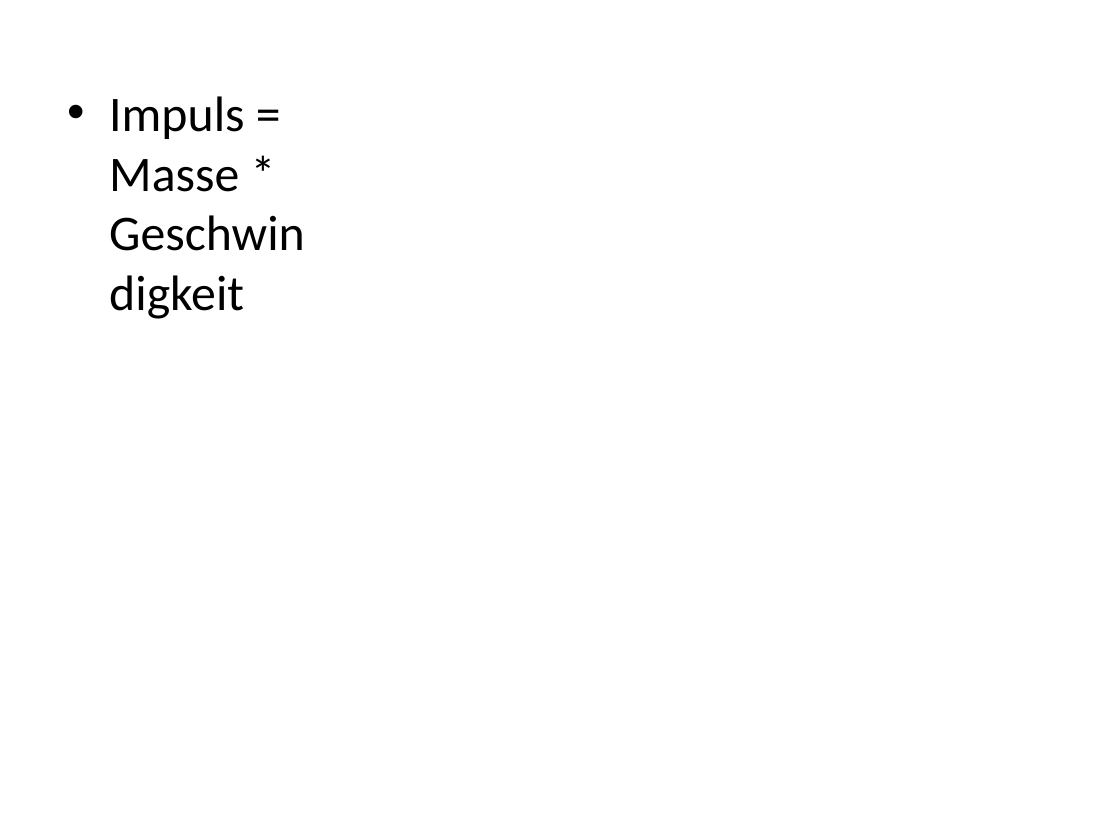
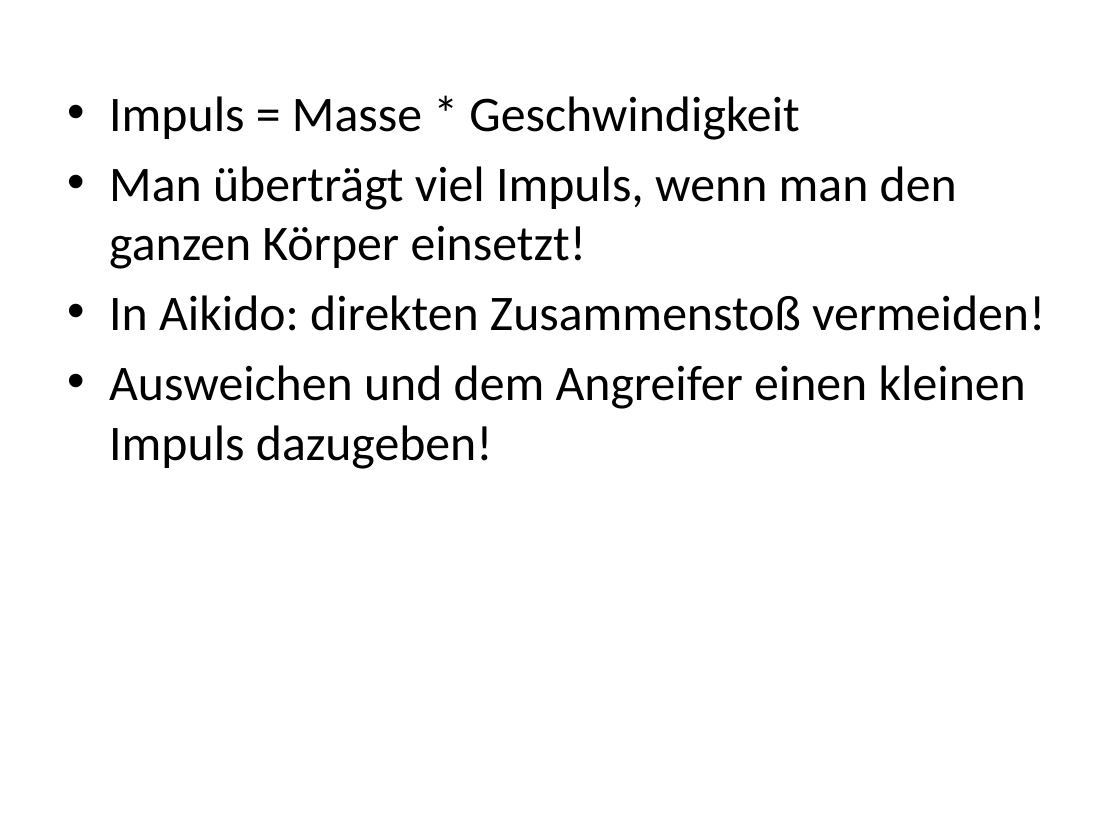
Before and after one commit to keale/Physik_in_Aikido, a slide deck: slide 10 of LNdW2013 physik in Aikido/LNdW2013 Physik in Aikido.pptx. Drawn at 1120x840 pixels with LibreOffice and Linux fonts; fonts in the diff are those of the drawing; background and template pictures are left out. Boxes give left, top, right and bottom in pixels: in the first picture for what was removed or moved away, otherwise in the second. Text is boxed around its words. In the diff, an @@ line names an element or a change of style, - is before the commit and + after.

Commit message:
Hebelgesetze ausgearbeitet, Impuls folie hinzugefügt

```diff
--- a/LNdW2013 physik in Aikido/LNdW2013 Physik in Aikido.pptx
+++ b/LNdW2013 physik in Aikido/LNdW2013 Physik in Aikido.pptx
@@ text removed at (x1=109, y1=96, x2=244, y2=192) @@
-• Impuls = Masse * Geschwindigkeit
@@ text added at (x1=109, y1=96, x2=1045, y2=469), 32 pt, text #000000 @@
+• Impuls = Masse * Geschwindigkeit
+• Man überträgt viel Impuls, wenn man den ganzen Körper einsetzt!
+• In Aikido: direkten Zusammenstoß vermeiden!
+• Ausweichen und dem Angreifer einen kleinen Impuls dazugeben!
```
Also in this commit, not shown: 10 other slides changed.
